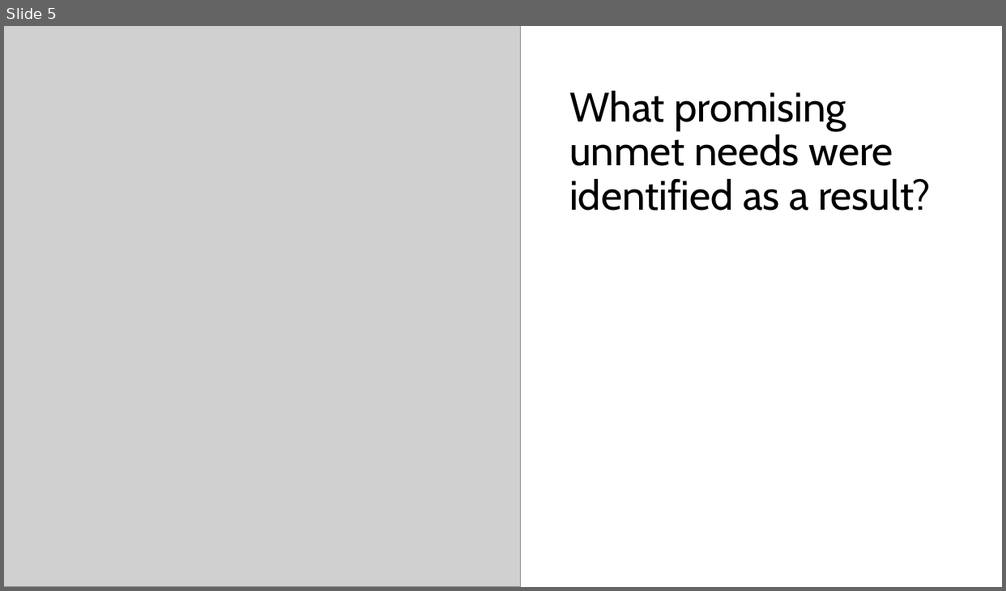
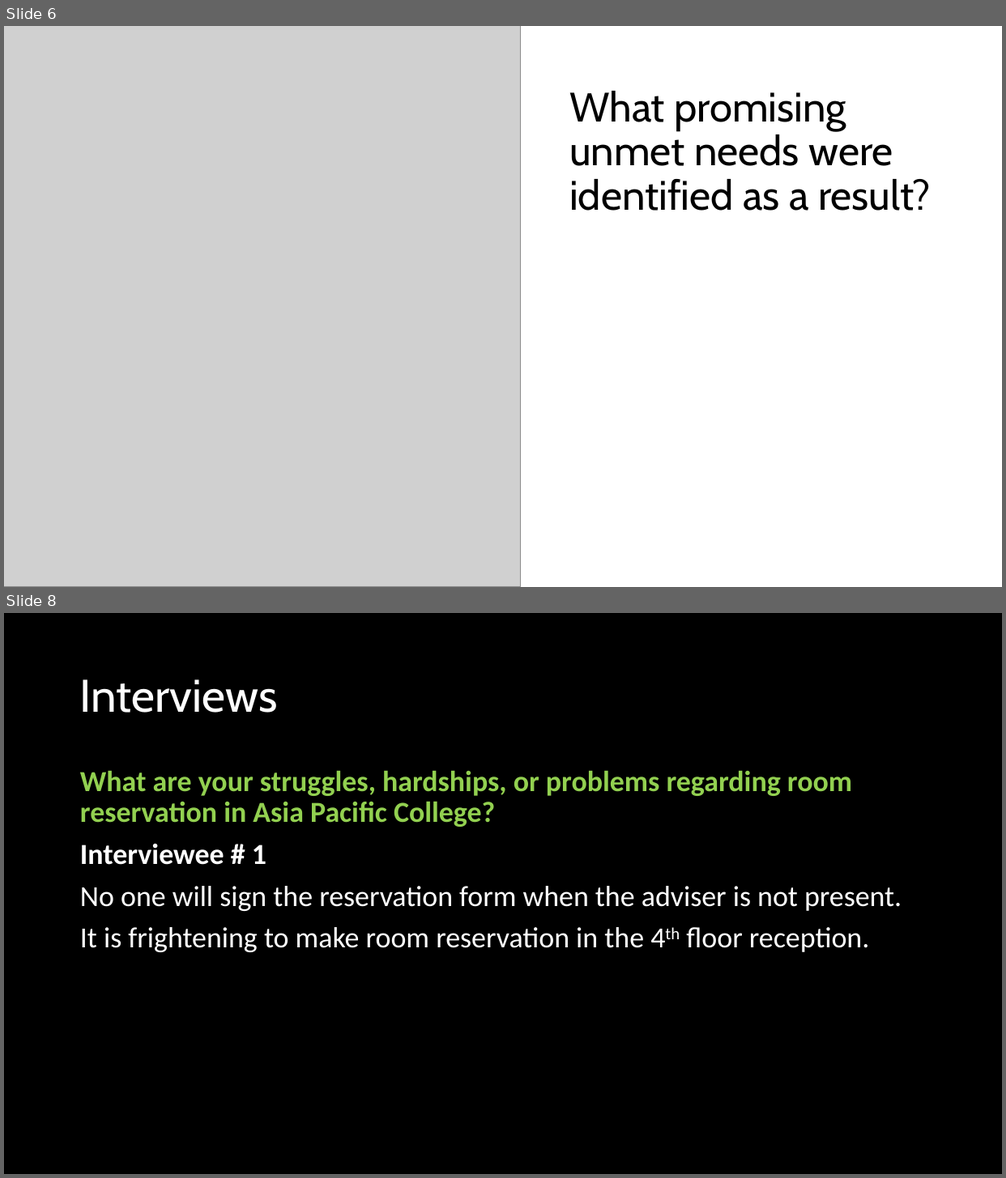
Before and after one commit to bmdelacruz2/userdesmi182A1-bmdelacruz2-ayrealiza, a slide deck: NeedfindingPresentation.pptx. Shown one above the other, each under a label of ours: slide 5 before the commit, slides 6 and 8 after it; the slides between them are not shown. The pictures are 1006x591 and 1006x1178 pixels, drawn with LibreOffice and Linux fonts; fonts in the diff are those of the drawing; grey boxes stand for pictures; background and template pictures are left out. Boxes give left, top, right and bottom in pixels: in the first picture for what was removed or moved away, otherwise in the second. Text is boxed around its words. In the diff, an @@ line names an element or a change of style, - is before the commit and + after.

```diff
--- a/NeedfindingPresentation.pptx
+++ b/NeedfindingPresentation.pptx
@@ slide 8 added at (x1=4, y1=613, x2=1002, y2=1174), background picture (left out) @@
@@ title added at (x1=80, y1=679, x2=278, y2=713), 44 pt, text #FFFFFF @@
+Interviews
@@ text added at (x1=80, y1=770, x2=901, y2=952), 28 pt, text #FFFFFF @@
+What are your struggles, hardships, or problems regarding room reservation in Asia Pacific College?
+Interviewee # 1
+No one will sign the reservation form when the adviser is not present.
+It is frightening to make room reservation in the 4th floor reception.
@@ what was slide 5 is now slide 6 @@
```
Also in this commit, not shown: 4 other slides added.
